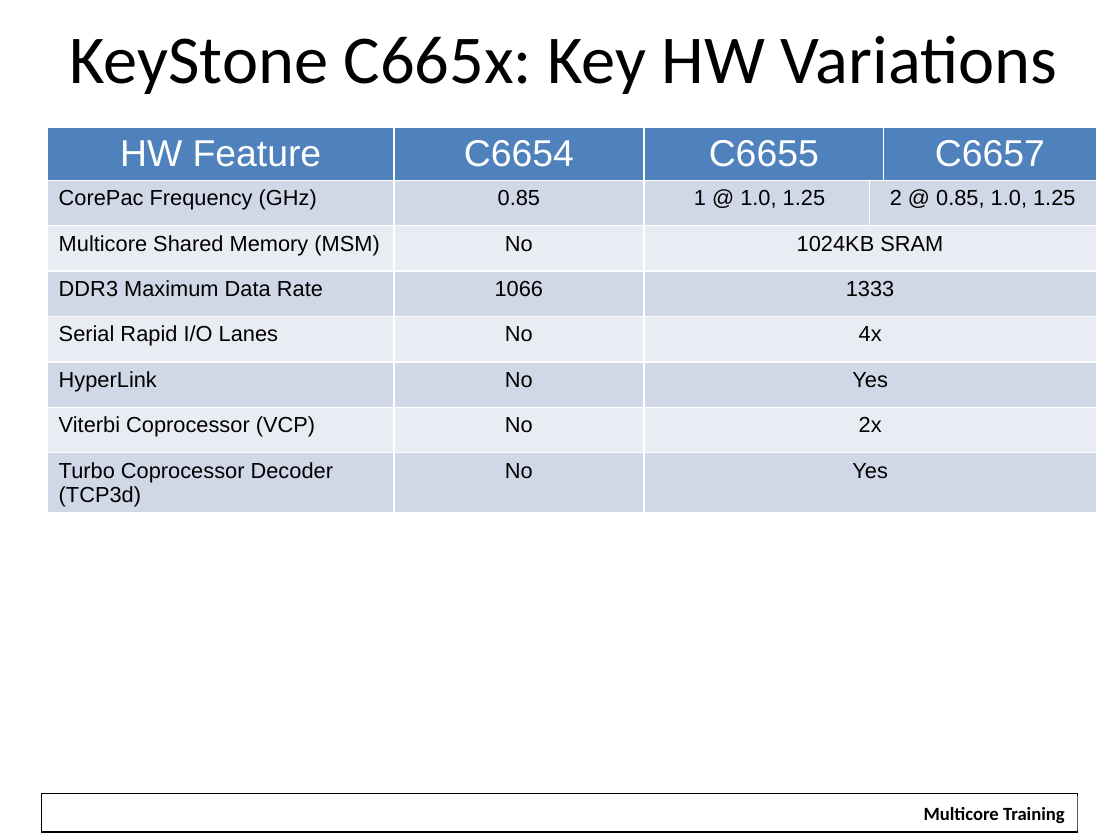
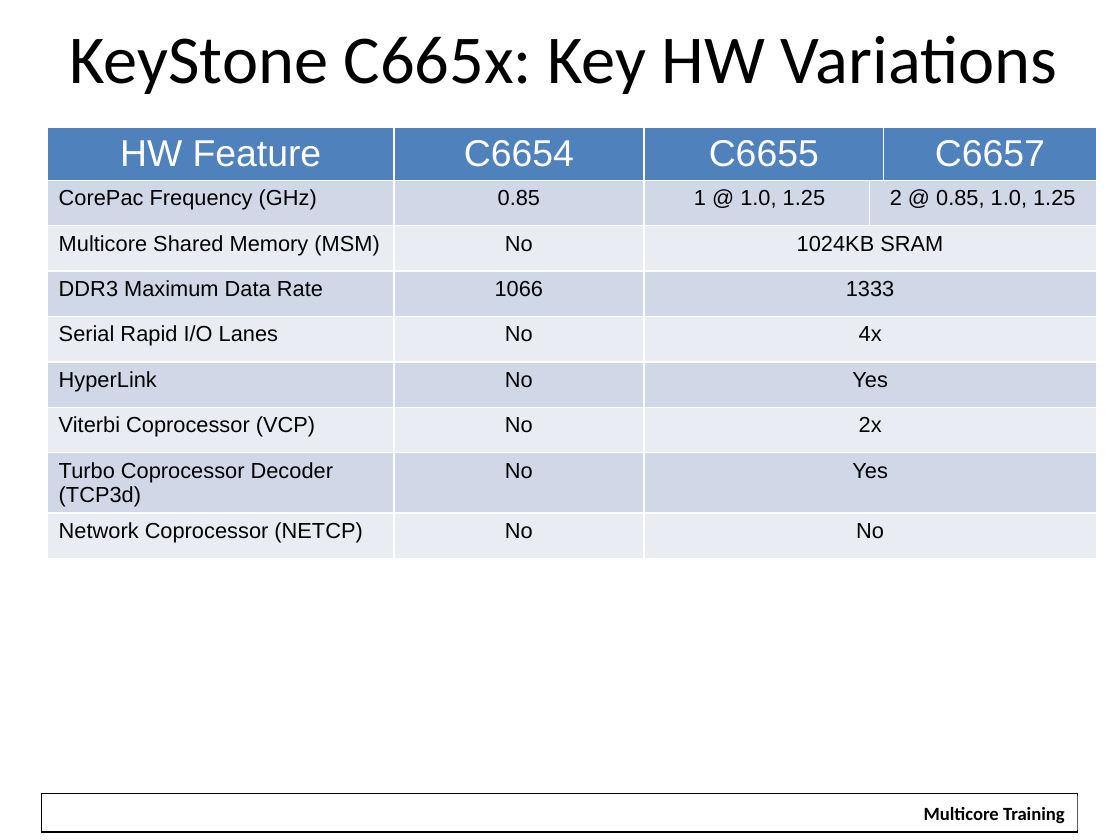
Before and after one commit to hari1989/keystone-workshop, a slide deck: slide 20 of slides/KeyStone Overview.pptx (slide 21 before the commit). Drawn at 1120x840 pixels with LibreOffice and Linux fonts; fonts in the diff are those of the drawing; background and template pictures are left out. Boxes give left, top, right and bottom in pixels: in the first picture for what was removed or moved away, otherwise in the second. Text is boxed around its words. In the diff, an @@ line names an element or a change of style, - is before the commit and + after.

```diff
--- a/slides/KeyStone Overview.pptx
+++ b/slides/KeyStone Overview.pptx
@@ table at (x1=47, y1=128, x2=1095, y2=547) @@
+row 9: Network Coprocessor (NETCP) | No | No |  | 
```
Also in this commit, not shown: 30 other slides changed, 1 slide removed.
